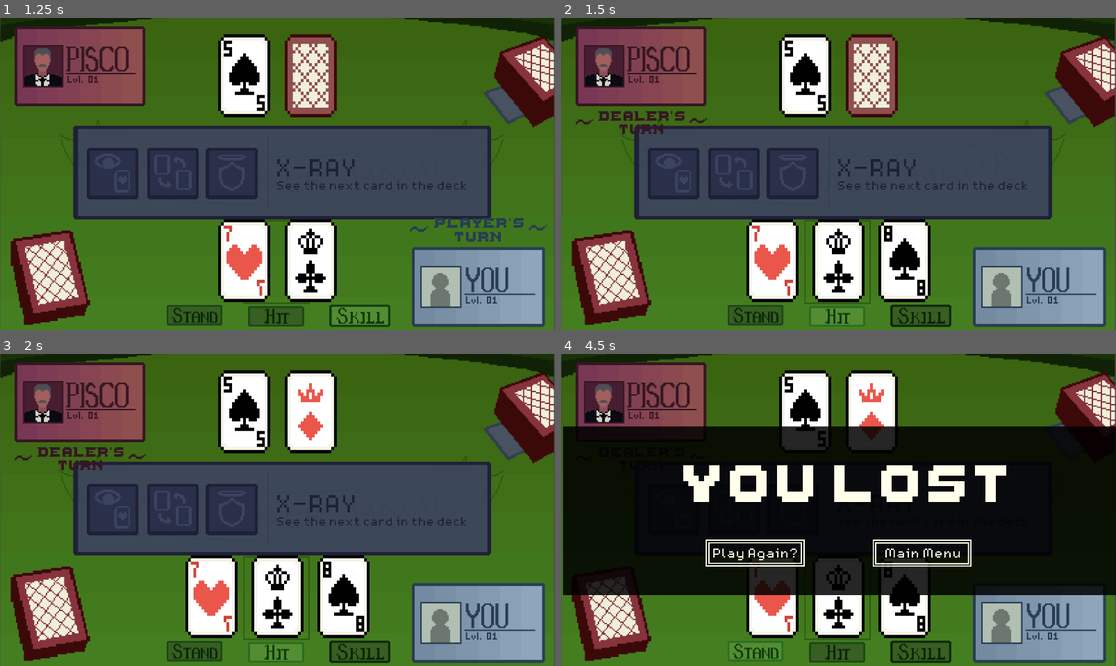
Above: before the commit, frames 1-4 (two rows, left to right).
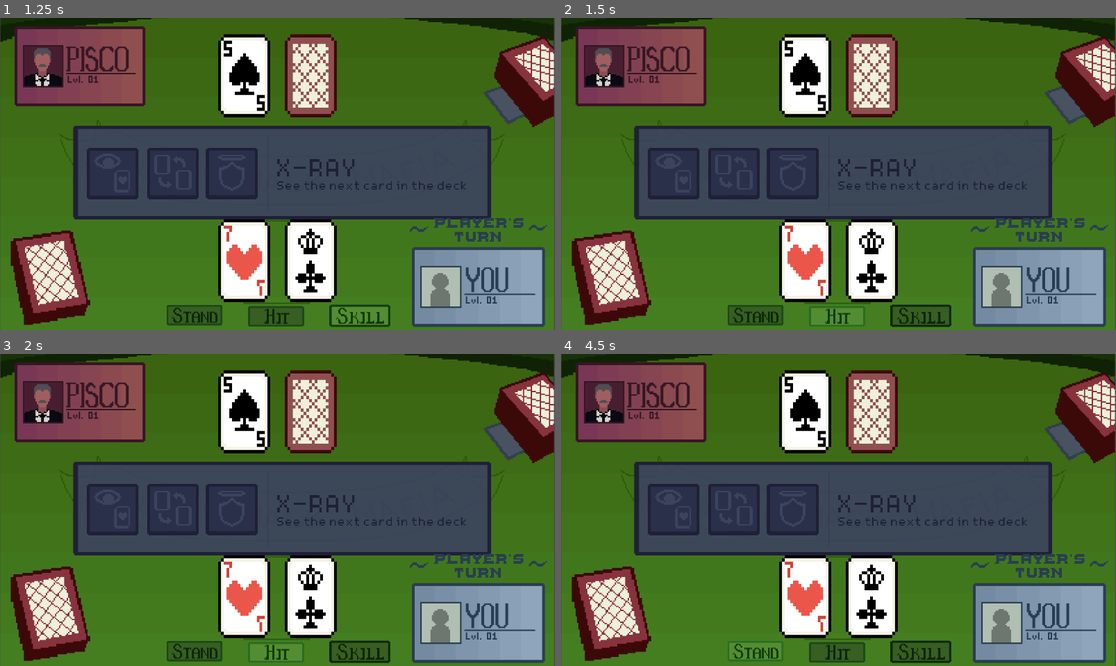
Above: after the commit, the same moments.

Repository: KANKAN25/BlackJackMafia
Game: Godot game, scene res://Main.tscn
Two runs of this game, one before a commit and one after it. Both use one fixed random seed, a clock stepped at 60 frames per second and the inputs below.
Inputs (mouse positions are in pixels of both pictures, inside the frame that each line leads up to):
- Up to frame 1 (1.25 s): click (360, 314) at 0.5 s
- Up to frame 2 (1.5 s): click (838, 317) at 1.25 s
- Up to frame 3 (2 s): no input
- Up to frame 4 (4.5 s): click (755, 650) at 2 s; click (921, 650) at 2.75 s; click (838, 653) at 3.5 s; click (755, 650) at 4.25 s

Frame 1 is identical in both runs. In frame 2, 7.8% of the frame differs, in the area x 2-99%, y 29-92%; in frame 3, 10%; in frame 4, 59%, in the area x 0-100%, y 5-92%.

Commit message:
Little tweaks to fix some skills

Diff:
--- a/GameManager.gd
+++ b/GameManager.gd
@@ -17,6 +17,7 @@
 var blackjack_boost_active: bool = false
 var triple_draw_cards: Array = []
 var is_triple_draw_active: bool = false
+var guardian_angel_used: bool = false
 
 func _ready():
 	print("✅ GameManager ready!")
@@ -25,6 +26,7 @@
 	reset_game()
 
 func show_skills_selection():
+	is_player_turn = false
 	var skills_instance = SkillsScene.instantiate()
 	add_child(skills_instance)
 	# Connect to skill selection signal
@@ -36,6 +38,7 @@
 	for child in get_children():
 		if child.name == "SkillsManager":
 			child.queue_free()
+	is_player_turn = true
 
 # Peek - See one of the dealer's hidden cards
 func use_peek() -> void:
@@ -112,7 +115,6 @@
 # Guardian Angel - Prevent bust
 func use_guardian_angel() -> void:
 	print("👼 Guardian Angel activated! You will have a second chance!")
-	initialize_round()
 	guardian_angel_active = true
 
 # Nullify - Cancel one boss passive effect
@@ -232,7 +234,7 @@
 		if card:
 			add_card_to_dealer(card)
 	# Show skills
-	if level == 1 or level == 4 or level == 7:
+	if (level == 1 or level == 4 or level == 7) and not guardian_angel_used:
 		show_skills_selection()
 
 func calculate_hand_value(hand: Array) -> int:
@@ -273,6 +275,8 @@
 		if guardian_angel_active:
 			print("👼 Guardian Angel prevents bust!")
 			guardian_angel_active = false
+			guardian_angel_used = true
+			initialize_round()
 		else:
 			print("💥 Bust! Player can't draw more.")
 			is_player_busted = true
@@ -337,6 +341,7 @@
 	var level_manager = get_node("../LevelManager")
 	var player_win
 	var tie = false
+	guardian_angel_used = false
 	print("📊 Final Results — Player: ", player_total, " | Dealer: ", dealer_total)
 	await get_tree().create_timer(0.7).timeout
 	if player_total > 21:
